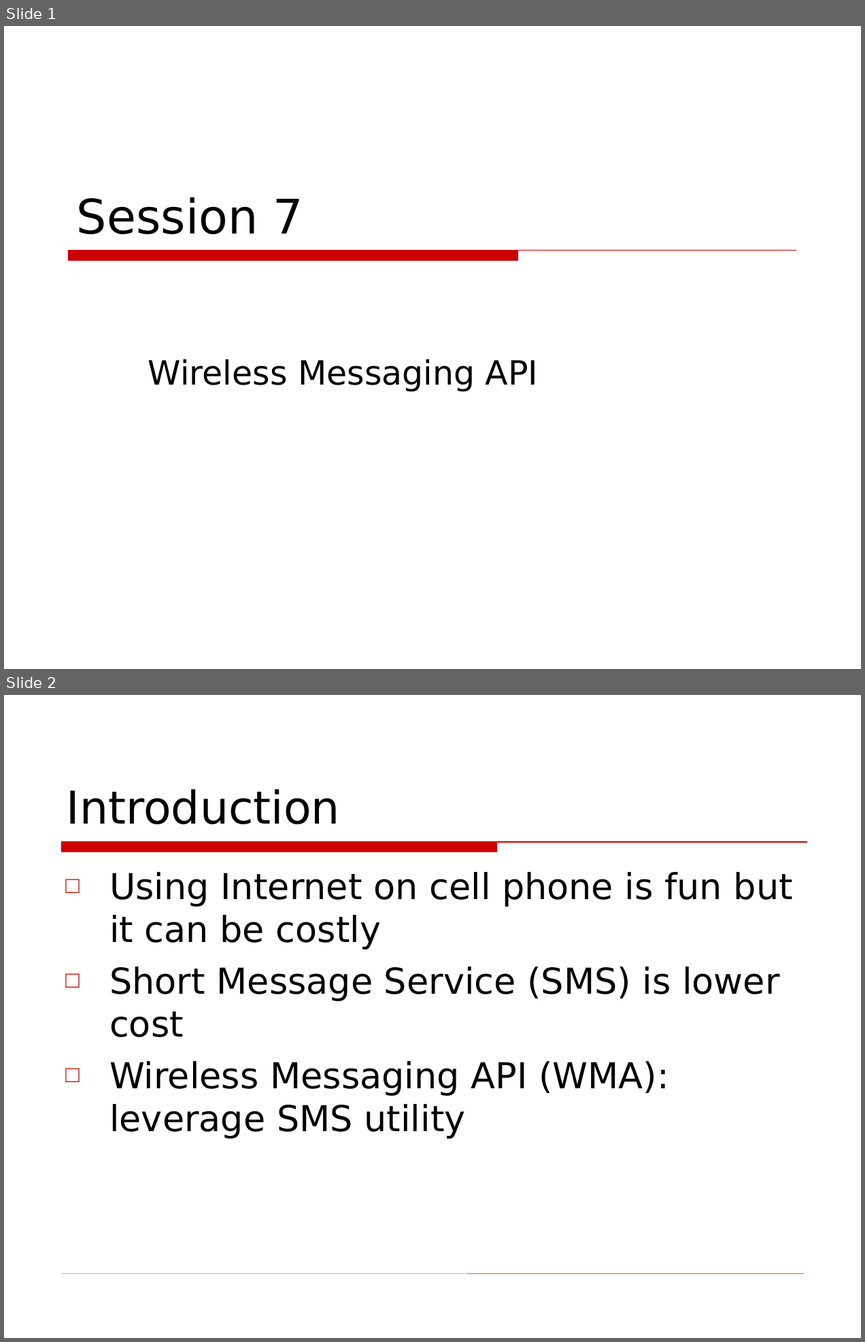
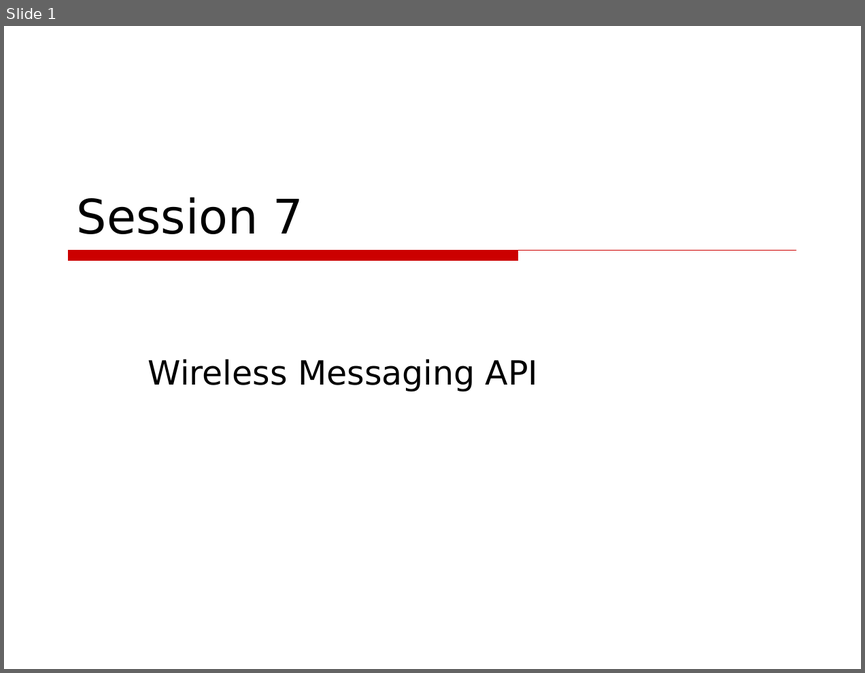
Before and after one commit to phamtuanchip/labs, a slide deck: M1304M-C1304M/j2me/slides/Session11.ppt. Shown one above the other, each under a label of ours: slides 1 and 2 before the commit, slide 1 after it. The pictures are 865x1342 and 865x673 pixels, drawn with LibreOffice and Linux fonts; fonts in the diff are those of the drawing; background and template pictures are left out. Boxes give left, top, right and bottom in pixels: in the first picture for what was removed or moved away, otherwise in the second. Text is boxed around its words. In the diff, an @@ line names an element or a change of style, - is before the commit and + after.

```diff
--- a/M1304M-C1304M/j2me/slides/Session11.ppt
+++ b/M1304M-C1304M/j2me/slides/Session11.ppt
@@ slide 2 removed at (4,695,861,1338), background picture (left out) @@
@@ title removed at (67,789,341,824) @@
-Introduction
@@ freeform shape removed at (61,841,807,852) @@
@@ text removed at (109,872,793,1138) @@
-□ Using Internet on cell phone is fun but it can be costly
-□ Short Message Service (SMS) is lower cost
-□ Wireless Messaging API (WMA): leverage SMS utility
@@ line removed from (61, 1273) to (804, 1273) @@
```
Also in this commit, not shown: 7 slides changed, 4 slides added, 3 other slides removed, 7 other files.
